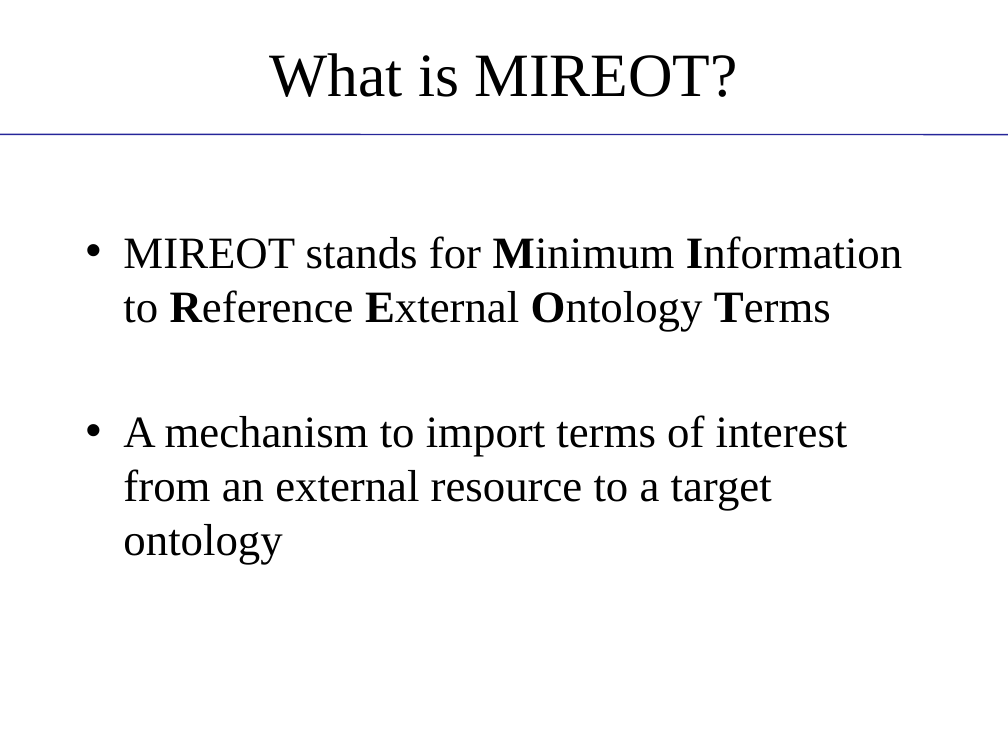
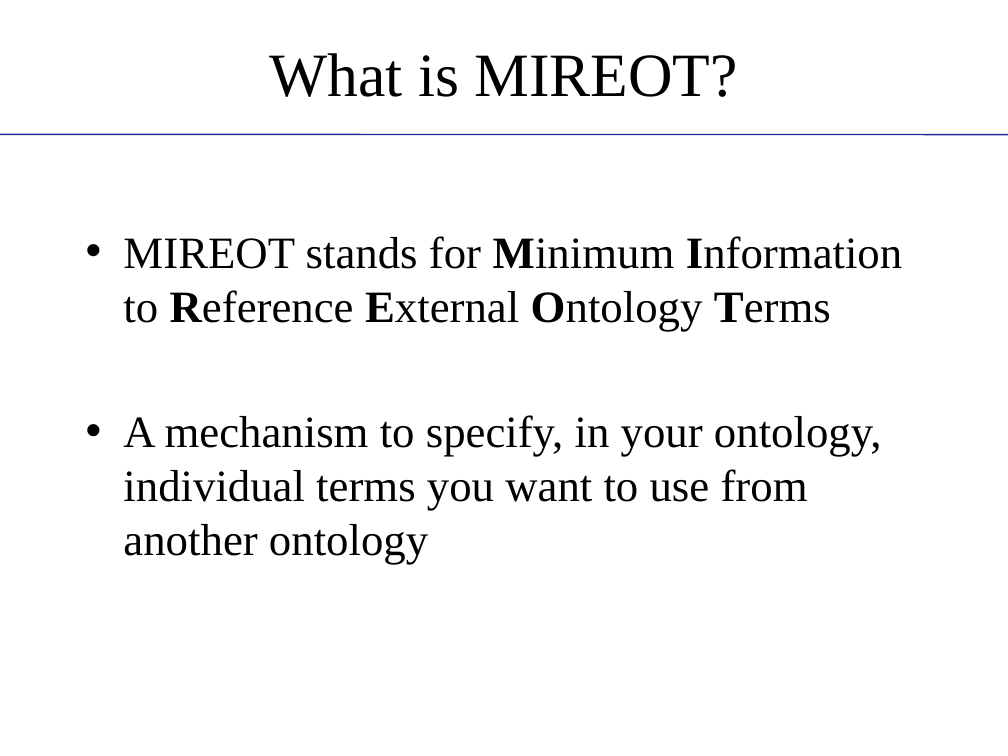
Before and after one commit to obi-ontology/obi-legacy-svn, a slide deck: slide 2 of trunk/docs/presentations/OBI tutorial July 2011 ICBO/MIREOT-View.pptx. Drawn at 1008x756 pixels with LibreOffice and Linux fonts; fonts in the diff are those of the drawing; background and template pictures are left out. Boxes give left, top, right and bottom in pixels: in the first picture for what was removed or moved away, otherwise in the second. Text is boxed around its words. In the diff, an @@ line names an element or a change of style, - is before the commit and + after.

Commit message:
Corrected typos, clarified some points, added citation to paper, removed 'easy to use' - let people decide that themselves, adjusted acknowlegements, changed 'all axioms' to 'axioms', removed science commons logo

```diff
--- a/trunk/docs/presentations/OBI tutorial July 2011 ICBO/MIREOT-View.pptx
+++ b/trunk/docs/presentations/OBI tutorial July 2011 ICBO/MIREOT-View.pptx
@@ text at <box>123,415,882,564</box>: text changed @@
-• A mechanism to import terms of interest from an external resource to a target ontology
+• A mechanism to specify, in your ontology, individual terms you want to use from another ontology
```
Also in this commit, not shown: 12 other slides changed.
